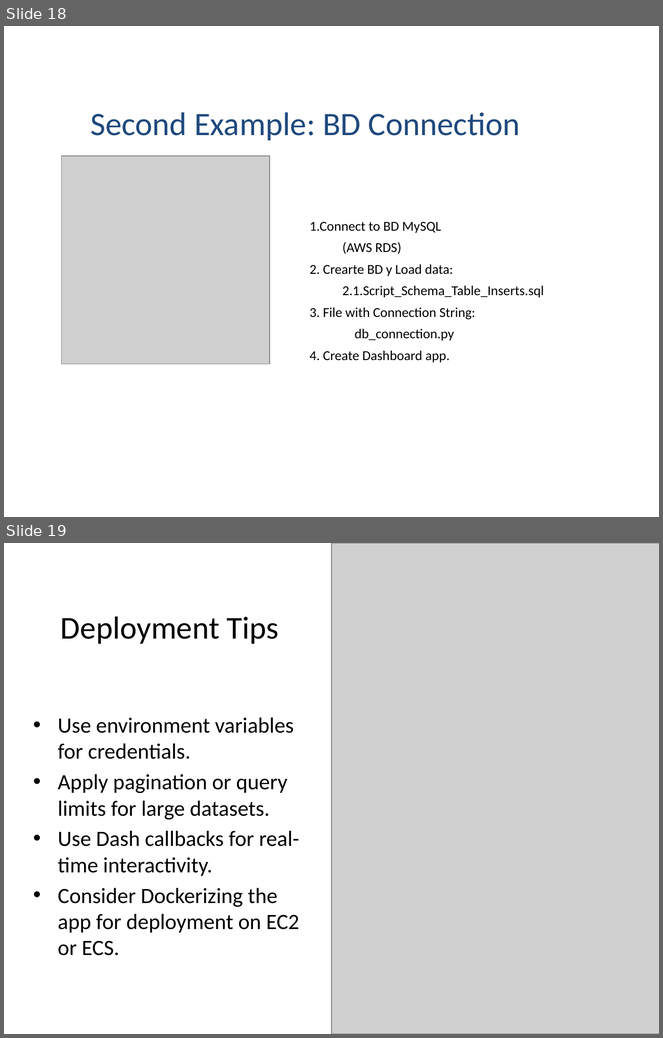
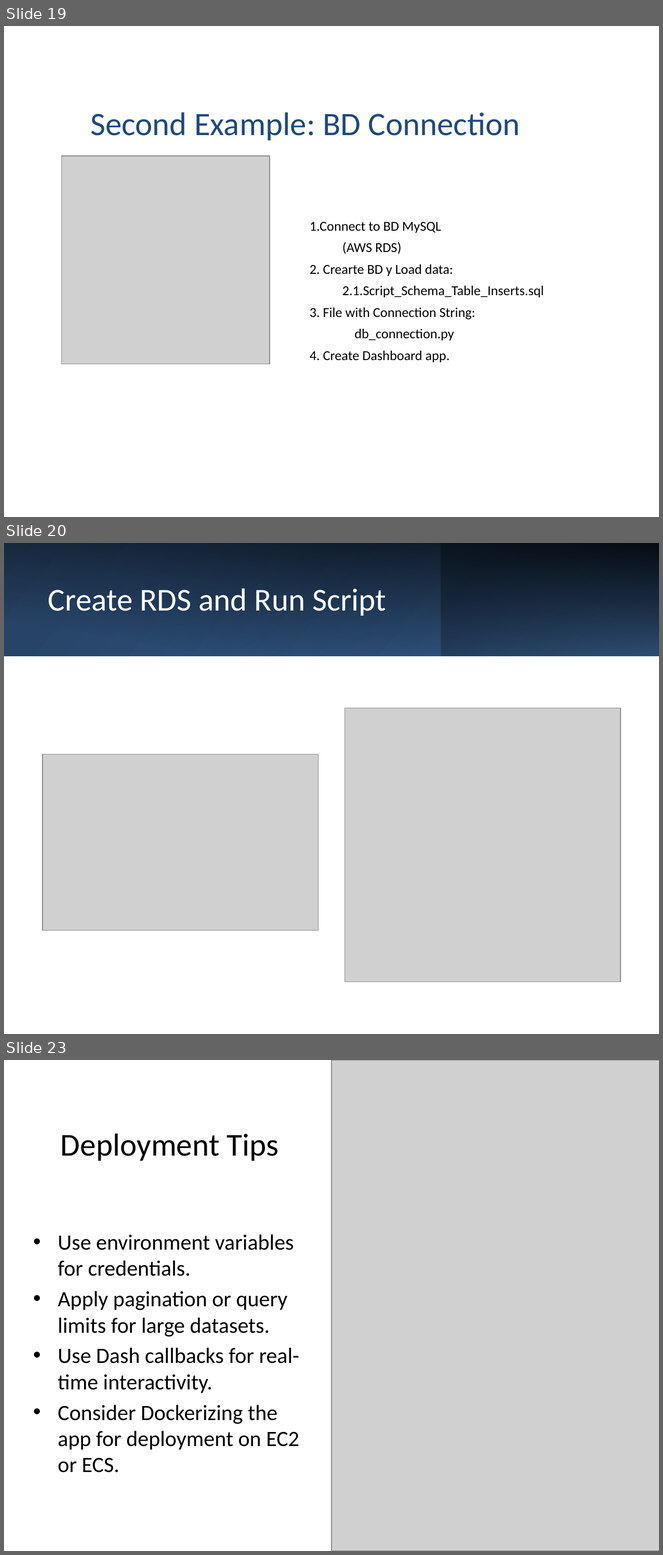
Before and after one commit to epinedaWorks/DashboardPyConColombia, a slide deck: Dash_Presentation.pptx. Shown one above the other, each under a label of ours: slides 18 and 19 before the commit, slides 19, 20 and 23 after it; the slides between them are not shown. The pictures are 663x1038 and 663x1555 pixels, drawn with LibreOffice and Linux fonts; fonts in the diff are those of the drawing; grey boxes stand for pictures. Boxes give left, top, right and bottom in pixels: in the first picture for what was removed or moved away, otherwise in the second. Text is boxed around its words. In the diff, an @@ line names an element or a change of style, - is before the commit and + after.

```diff
--- a/Dash_Presentation.pptx
+++ b/Dash_Presentation.pptx
@@ slide 20 added at bbox=[4, 543, 659, 1034], background #FFFFFF @@
@@ rectangle added at bbox=[4, 543, 659, 656], fill gradient #254061 to #376092 @@
@@ rectangle added at bbox=[4, 543, 659, 656], fill gradient #000000 @@
@@ rectangle added at bbox=[210, 543, 441, 656], fill gradient #4F81BD to #254061 @@
@@ rectangle added at bbox=[441, 543, 659, 656], fill gradient #254061 to #4F81BD @@
@@ title added at bbox=[48, 588, 386, 616], 35 pt, text #FFFFFF @@
+Create RDS and Run Script
@@ picture added at bbox=[345, 708, 621, 982] @@
@@ picture added at bbox=[42, 754, 319, 930] @@
@@ what was slide 18 is now slide 19 @@
@@ what was slide 19 is now slide 23 @@
```
Also in this commit, not shown: 3 other slides added.
